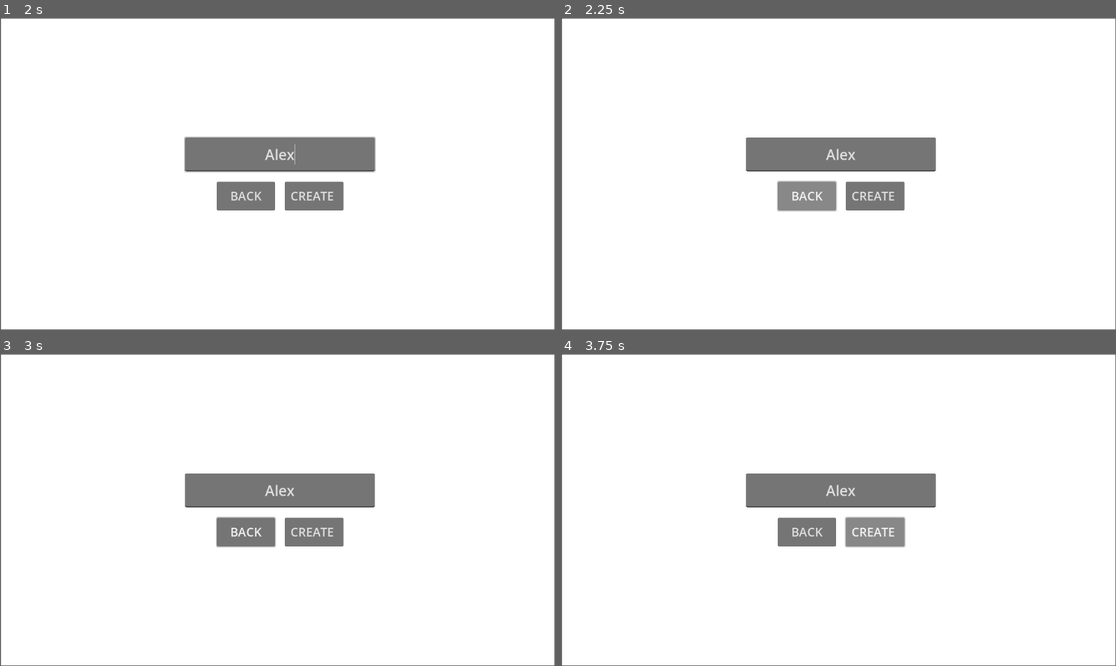
Above: before the commit, frames 1-4 (two rows, left to right).
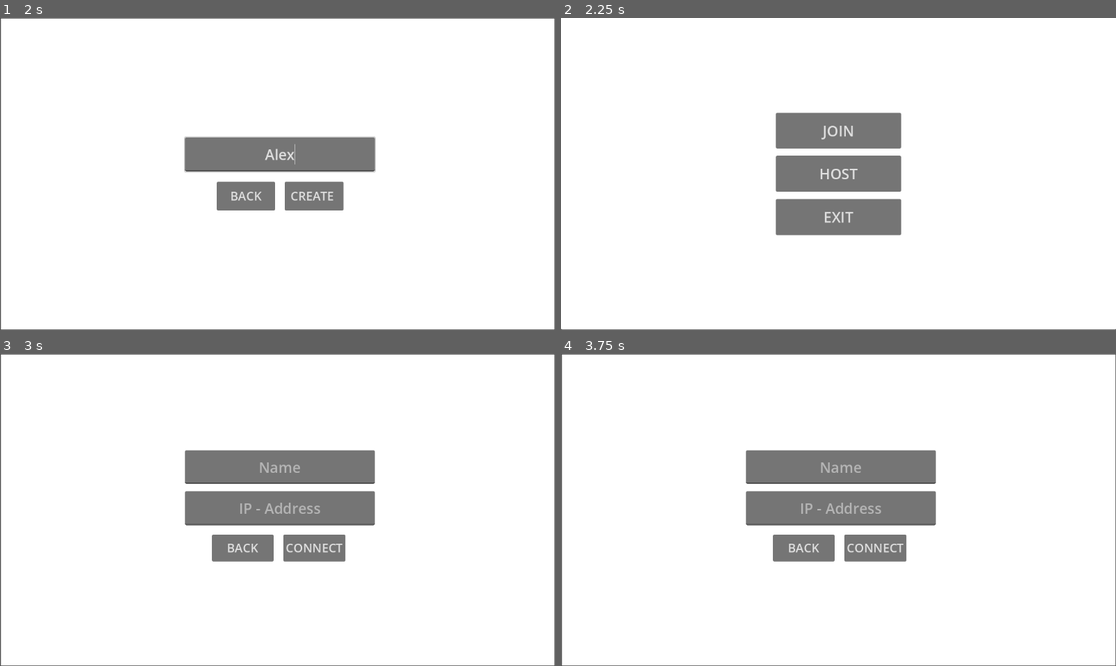
Above: after the commit, the same moments.

Repository: r3L4k5/Gymnasiearbete_X-pa-Y
Game: Godot game, scene res://Scenes/host_screen.tscn
Same seed, same stepped clock (60 frames per second), same inputs: the game is played once before the commit and once after it. This scene is started directly instead of the project's main scene.
Inputs (mouse positions are in pixels of both pictures, inside the frame that each line leads up to):
- Up to frame 1 (2 s): click (277, 155) at 0.52 s; type "Alex" at 0.6 s; click (277, 155) at 1.27 s; type "Alex" at 1.35 s
- Up to frame 2 (2.25 s): click "BACK" at 2 s
- Up to frame 3 (3 s): click (277, 466) at 2.75 s, where only the run after the commit has a clickable "JOIN"
- Up to frame 4 (3.75 s): click "CREATE" at 3.5 s

Frame 1 is identical in both runs. In frame 2, 7.6% of the frame differs, in the area x 0-100%, y 0-100%; in frame 3, 7.0%; in frame 4, 7.1%.
Error after the commit: Out of bounds get index '5' (on base: 'PackedStringArray') (res://Scripts/main.gd:11)

Commit message:
Implemented code for multiplayer, not working however

Diff:
--- a/Scenes/host_screen.tscn
+++ b/Scenes/host_screen.tscn
@@ -75,4 +75,5 @@
 theme_override_font_sizes/font_size = 25
 text = "CREATE "
 
+[connection signal="pressed" from="Buttons/Back" to="." method="_on_back_pressed"]
 [connection signal="pressed" from="Buttons/Create" to="." method="_on_create_pressed"]
--- a/Scenes/join_screen.tscn
+++ b/Scenes/join_screen.tscn
@@ -53,7 +53,7 @@
 theme_override_font_sizes/font_size = 25
 text = "BACK"
 
-[node name="Next" type="Button" parent="Buttons"]
+[node name="Connect" type="Button" parent="Buttons"]
 layout_mode = 2
 size_flags_horizontal = 3
 theme_override_font_sizes/font_size = 25
@@ -94,4 +94,4 @@
 expand_to_text_length = true
 
 [connection signal="pressed" from="Buttons/Back" to="." method="_on_back_pressed"]
-[connection signal="pressed" from="Buttons/Next" to="." method="_on_continue_pressed"]
+[connection signal="pressed" from="Buttons/Connect" to="." method="_on_connect_pressed"]
--- a/Scripts/host_screen.gd
+++ b/Scripts/host_screen.gd
@@ -1,10 +1,32 @@
 extends Control
 
 @onready var server_name = $ServerName
-const PORT: int = 255255
+
+func _ready():
+	multiplayer.peer_connected.connect(peer_connected)
+	multiplayer.peer_disconnected.connect(peer_disconnected)
+	multiplayer.connected_to_server.connect(connected_to_sever)
+	multiplayer.connection_failed.connect(connection_failed)
+
+func peer_connected():
+	print("Connected")
+
+func peer_disconnected():
+	print("Disconnected")
+
+func connected_to_sever():
+	print("Server Connected")
+
+func connection_failed():
+	print("Server Failed")
 
 func _on_create_pressed():
 	var peer: ENetMultiplayerPeer = ENetMultiplayerPeer.new()
-	peer.create_server(PORT)
+	peer.create_server(main.PORT)
 
 	multiplayer.multiplayer_peer = peer
+	multiplayer.set_multiplayer_peer(peer)
+
+func _on_back_pressed():
+	var start_menu = load("res://Scenes/start_menu.tscn")
+	get_parent().switch_screens(self, start_menu.instantiate())
--- a/Scripts/join_screen.gd
+++ b/Scripts/join_screen.gd
@@ -1,10 +1,15 @@
 extends Control
 
-func _on_continue_pressed():
-	if len($Name.text) < 1:
+func _on_connect_pressed():
+	if len($Inputs/Name.text) == 0:
 		return
-	main.nickname = $Name.text
-	#print("Hello" + main.nickname)
+	else:
+		main.username = $Inputs/Name.text
+
+	var peer: ENetMultiplayerPeer = ENetMultiplayerPeer.new()
+	peer.create_client("192.168.50.185", main.PORT)
+
+	multiplayer.set_multiplayer_peer(peer)
 
 func _on_back_pressed():
 	var start_menu = load("res://Scenes/start_menu.tscn")
--- a/Scripts/main.gd
+++ b/Scripts/main.gd
@@ -1,4 +1,11 @@
 extends Node2D
 
+const PORT: int = 255255
+
 @export var score: int
-@export var nickname: String
+@export var username: String
+
+var ip_address: String
+
+func _ready() -> void:
+	ip_address = IP.get_local_addresses()[5]
